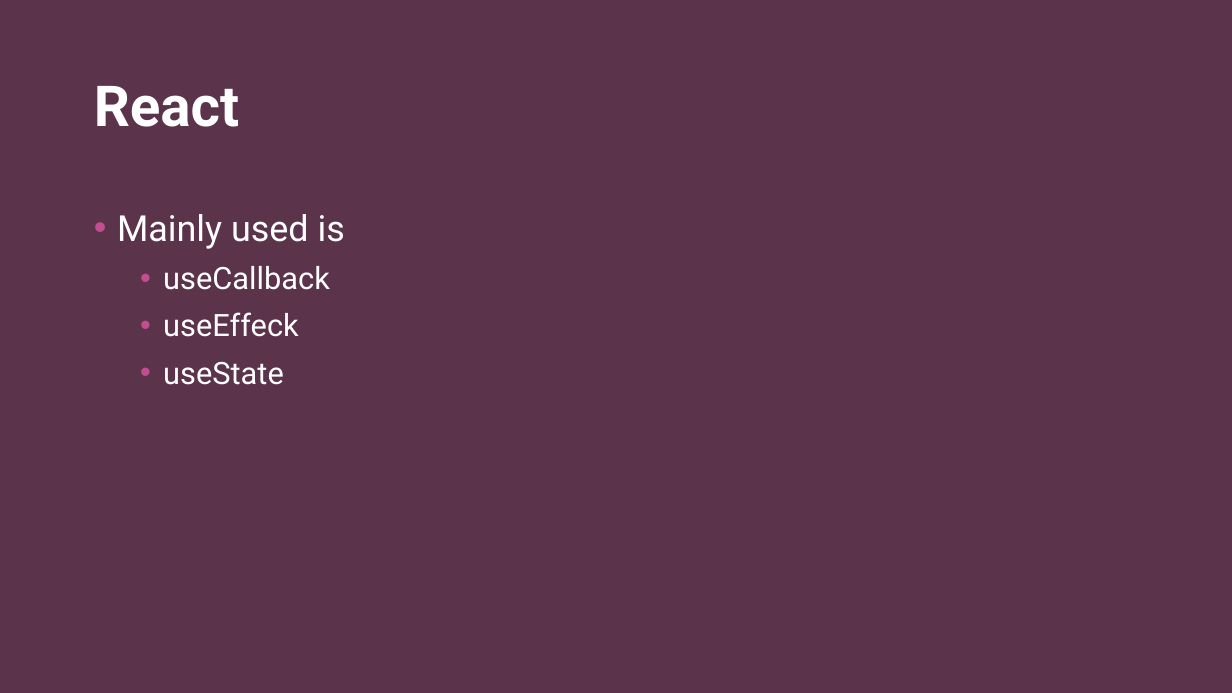
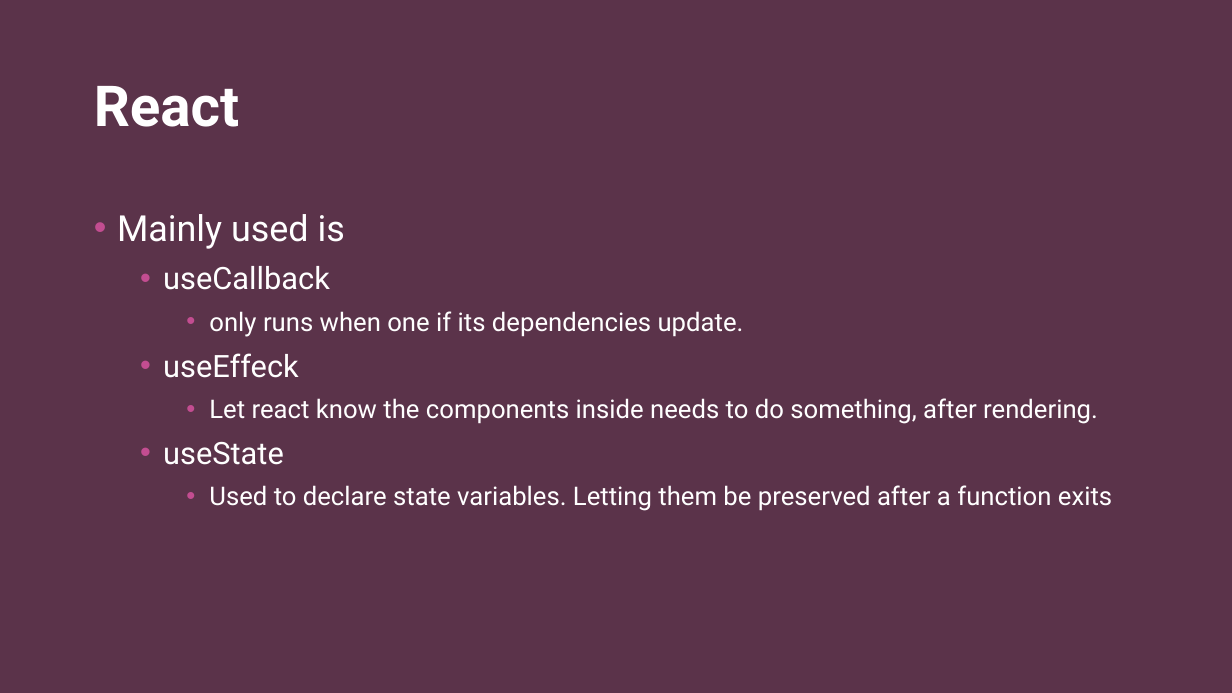
Before and after one commit to Wuggie88/webHenrik, a slide deck: slide 4 of Realtime web applications.pptx. Drawn at 1232x693 pixels with LibreOffice and Linux fonts; fonts in the diff are those of the drawing; background and template pictures are left out. Boxes give left, top, right and bottom in pixels: in the first picture for what was removed or moved away, otherwise in the second. Text is boxed around its words. In the diff, an @@ line names an element or a change of style, - is before the commit and + after.

Commit message:
update

```diff
--- a/Realtime web applications.pptx
+++ b/Realtime web applications.pptx
@@ text at [209, 311, 744, 337]: paragraph added @@
+    • only runs when one if its dependencies update.
@@ text at [209, 398, 1098, 424]: paragraph added @@
+    • Let react know the components inside needs to do something, after rendering.
@@ text at [209, 485, 1112, 511]: paragraph added @@
+    • Used to declare state variables. Letting them be preserved after a function exits
```
